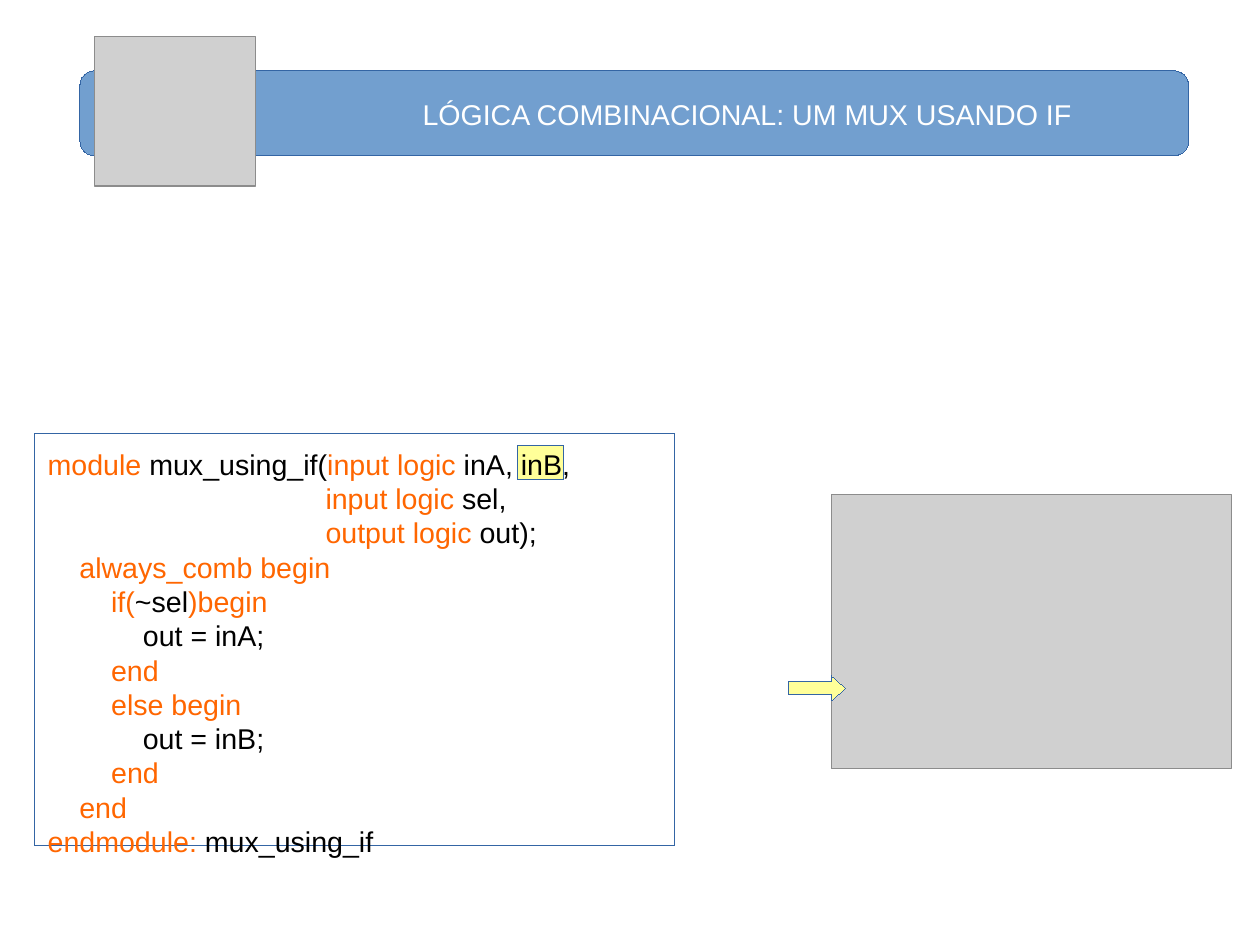
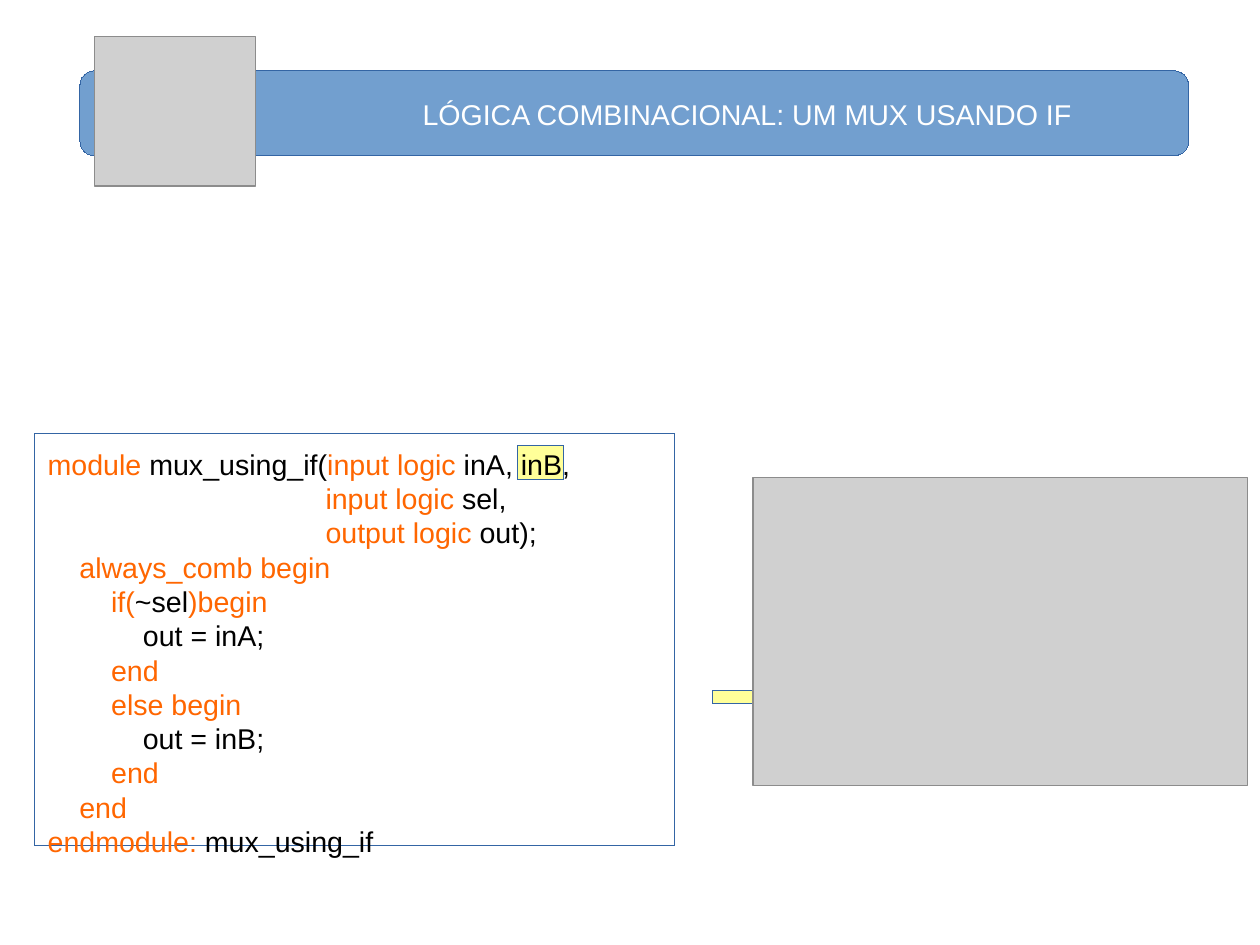
Before and after one commit to nelsoncsc/basicSV, a slide deck: slide 8 of docs/basicSV.odp (slide 9 before the commit). Drawn at 1260x945 pixels with LibreOffice and Linux fonts; fonts in the diff are those of the drawing; grey boxes stand for pictures. Boxes give left, top, right and bottom in pixels: in the first picture for what was removed or moved away, otherwise in the second. Text is boxed around its words. In the diff, an @@ line names an element or a change of style, - is before the commit and + after.

```diff
--- a/docs/basicSV.odp
+++ b/docs/basicSV.odp
@@ picture: place and size @@
-picture at [831,495,1231,769]
+picture at [753,478,1249,787]
@@ right arrow: place and size @@
-right arrow at [789,676,846,701]
+right arrow at [712,685,769,710]
```
Also in this commit, not shown: 8 other slides changed, 1 slide added, 1 other file.
